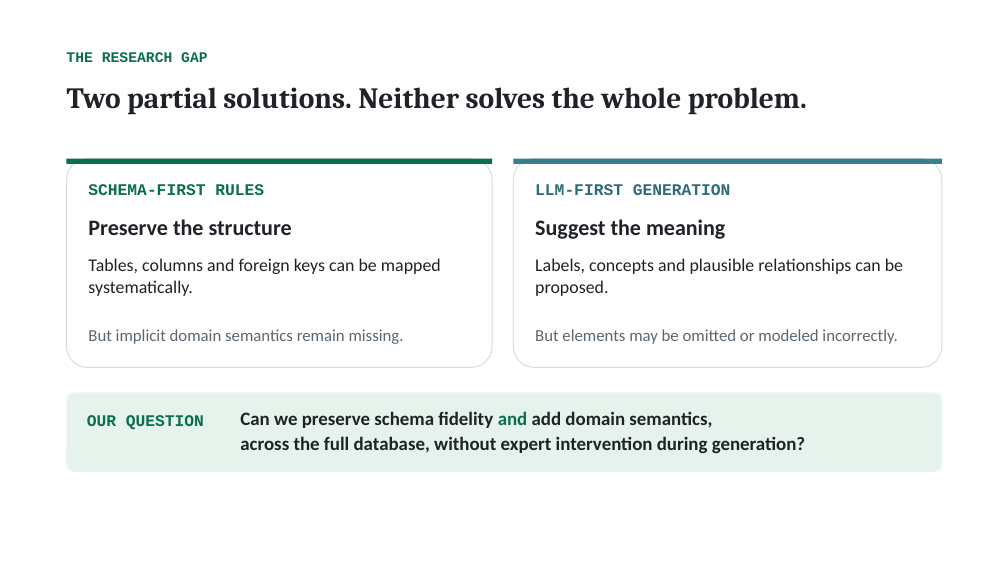
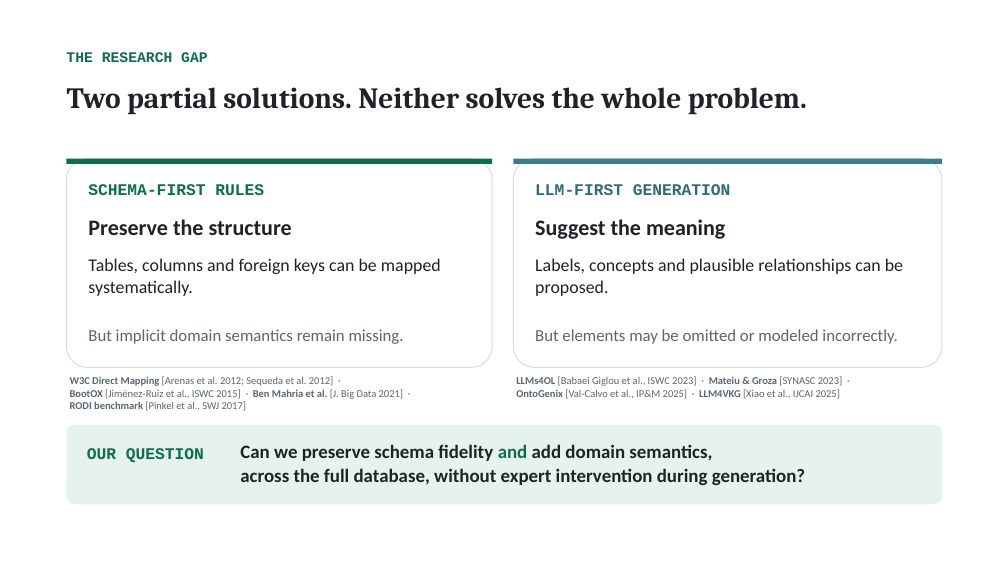
Before and after one commit to NadeenAhmad/rigor_private, a slide deck: slide 4 of presentation/RIGOR_ISWC2026.pptx. Drawn at 1008x567 pixels with LibreOffice and Linux fonts; fonts in the diff are those of the drawing. Boxes give left, top, right and bottom in pixels: in the first picture for what was removed or moved away, otherwise in the second. Text is boxed around its words. In the diff, an @@ line names an element or a change of style, - is before the commit and + after.

```diff
--- a/presentation/RIGOR_ISWC2026.pptx
+++ b/presentation/RIGOR_ISWC2026.pptx
@@ text added at (x1=70, y1=376, x2=403, y2=411), 10 pt, text #5B6770 @@
+W3C Direct Mapping [Arenas et al. 2012; Sequeda et al. 2012] · BootOX [Jiménez‑Ruiz et al., ISWC 2015] · Ben Mahria et al. [J. Big Data 2021] · RODI benchmark [Pinkel et al., SWJ 2017]
@@ text added at (x1=516, y1=376, x2=842, y2=399), 10 pt, text #5B6770 @@
+LLMs4OL [Babaei Giglou et al., ISWC 2023] · Mateiu & Groza [SYNASC 2023] · OntoGenix [Val‑Calvo et al., IP&M 2025] · LLM4VKG [Xiao et al., IJCAI 2025]
@@ rounded rectangle moved from (x1=67, y1=392, x2=942, y2=472) to (x1=67, y1=425, x2=942, y2=504) @@
@@ text "OUR QUESTION" moved from (x1=87, y1=415, x2=204, y2=429) to (x1=87, y1=448, x2=204, y2=462) @@
@@ text "Can we preserve schema fidelity ..." moved from (x1=240, y1=411, x2=805, y2=453) to (x1=240, y1=444, x2=805, y2=485) @@
```
Also in this commit, not shown: 8 other files.
